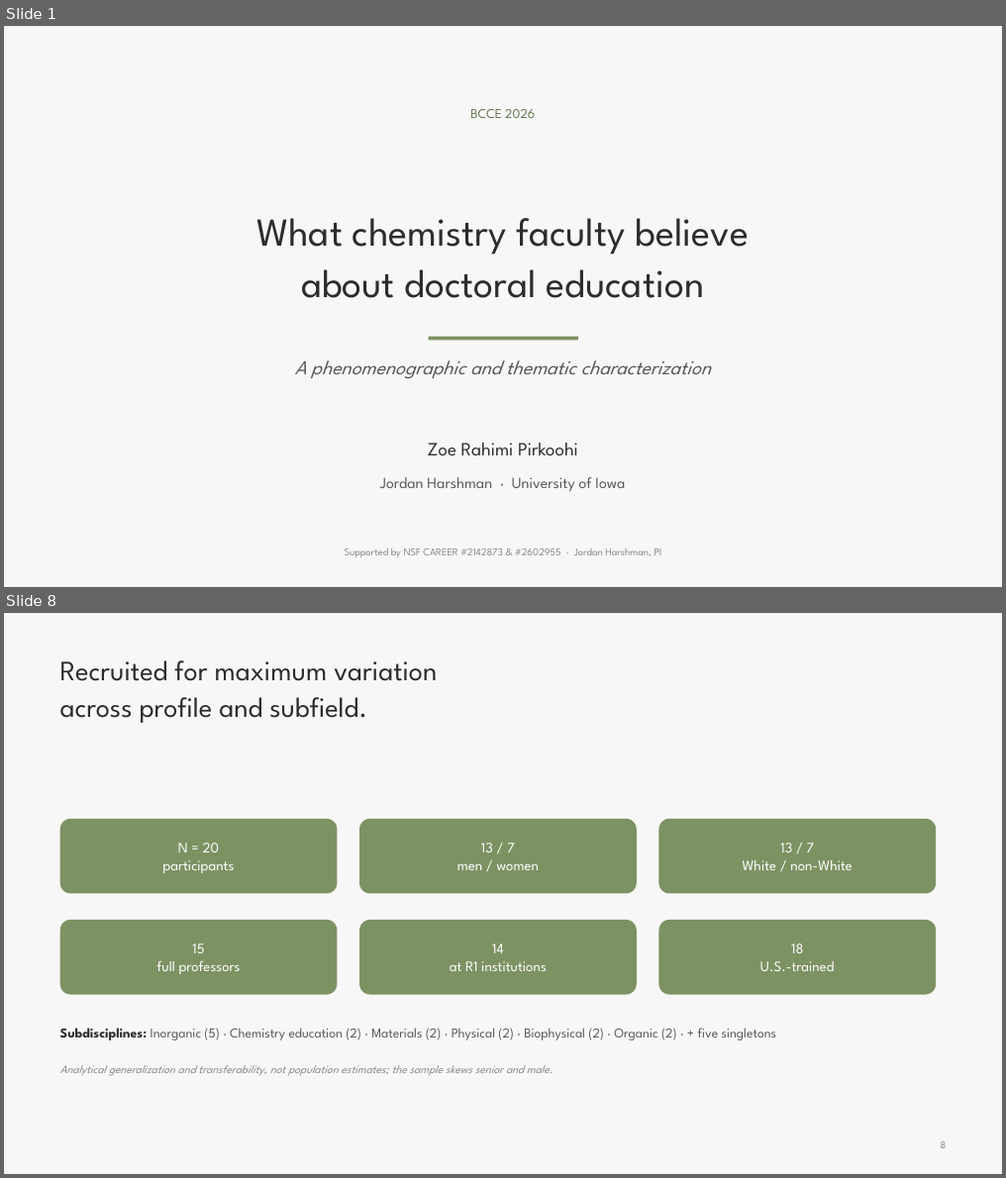
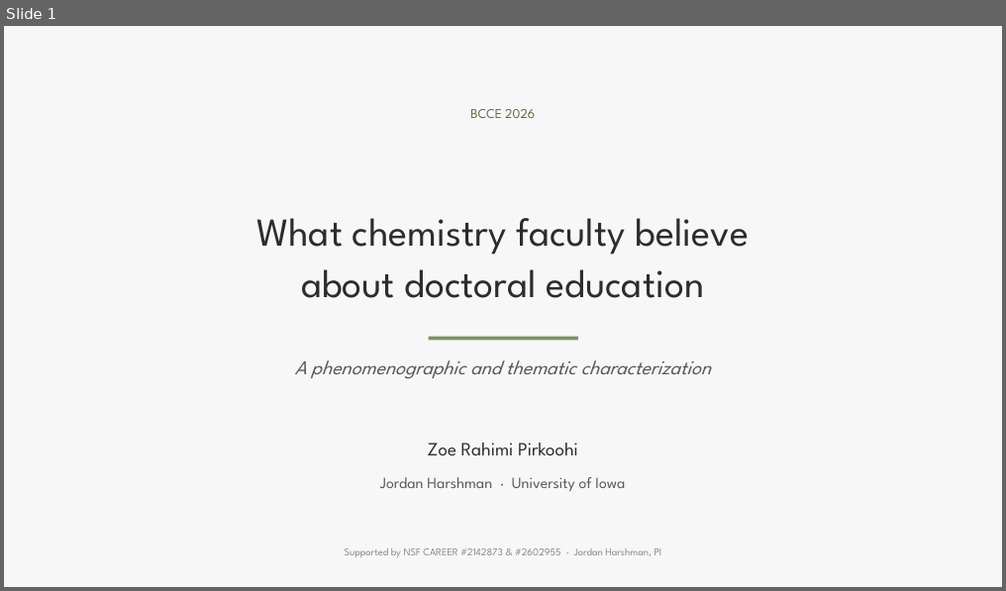
Before and after one commit to 7ahra/resnet_exploration, a slide deck: bcce_2026_faculty_beliefs/BCCE2026_faculty_beliefs.pptx. Shown one above the other, each under a label of ours: slides 1 and 8 before the commit, slide 1 after it; the slides between them are not shown. The pictures are 1006x1178 and 1006x591 pixels, drawn with LibreOffice and Linux fonts; fonts in the diff are those of the drawing; background and template pictures are left out. Boxes give left, top, right and bottom in pixels: in the first picture for what was removed or moved away, otherwise in the second. Text is boxed around its words. In the diff, an @@ line names an element or a change of style, - is before the commit and + after.

```diff
--- a/bcce_2026_faculty_beliefs/BCCE2026_faculty_beliefs.pptx
+++ b/bcce_2026_faculty_beliefs/BCCE2026_faculty_beliefs.pptx
@@ slide 8 removed at (x1=4, y1=613, x2=1002, y2=1174), background picture (left out) @@
@@ rectangle removed at (x1=4, y1=613, x2=1002, y2=1174) @@
@@ text removed at (x1=60, y1=661, x2=437, y2=723) @@
-Recruited for maximum variation
-across profile and subfield.
@@ rounded rectangle removed at (x1=60, y1=819, x2=338, y2=894) @@
@@ rounded rectangle removed at (x1=359, y1=819, x2=637, y2=894) @@
@@ rounded rectangle removed at (x1=659, y1=819, x2=936, y2=894) @@
@@ text removed at (x1=162, y1=843, x2=234, y2=873) @@
-N = 20
-participants
@@ text removed at (x1=457, y1=843, x2=539, y2=870) @@
-13 / 7
-men / women
@@ text removed at (x1=743, y1=843, x2=852, y2=870) @@
-13 / 7
-White / non-White
@@ rounded rectangle removed at (x1=60, y1=920, x2=338, y2=995) @@
@@ rounded rectangle removed at (x1=359, y1=920, x2=637, y2=995) @@
@@ rounded rectangle removed at (x1=659, y1=920, x2=936, y2=995) @@
@@ text removed at (x1=157, y1=944, x2=241, y2=974) @@
-15
-full professors
@@ text removed at (x1=450, y1=944, x2=547, y2=971) @@
-14
-at R1 institutions
@@ text removed at (x1=760, y1=944, x2=835, y2=971) @@
-18
-U.S.-trained
@@ text removed at (x1=60, y1=1028, x2=777, y2=1041) @@
-Subdisciplines: Inorganic (5) · Chemistry education (2) · Materials (2) · Physical (2) · Biophysical (2) · Organic (2) · + five singletons
@@ text removed at (x1=60, y1=1065, x2=552, y2=1076) @@
-Analytical generalization and transferability, not population estimates; the sample skews senior and male.
@@ text removed at (x1=941, y1=1142, x2=946, y2=1149) @@
-8
```
Also in this commit, not shown: 9 other slides changed, 5 slides added, 5 other slides removed, 3 other files.
